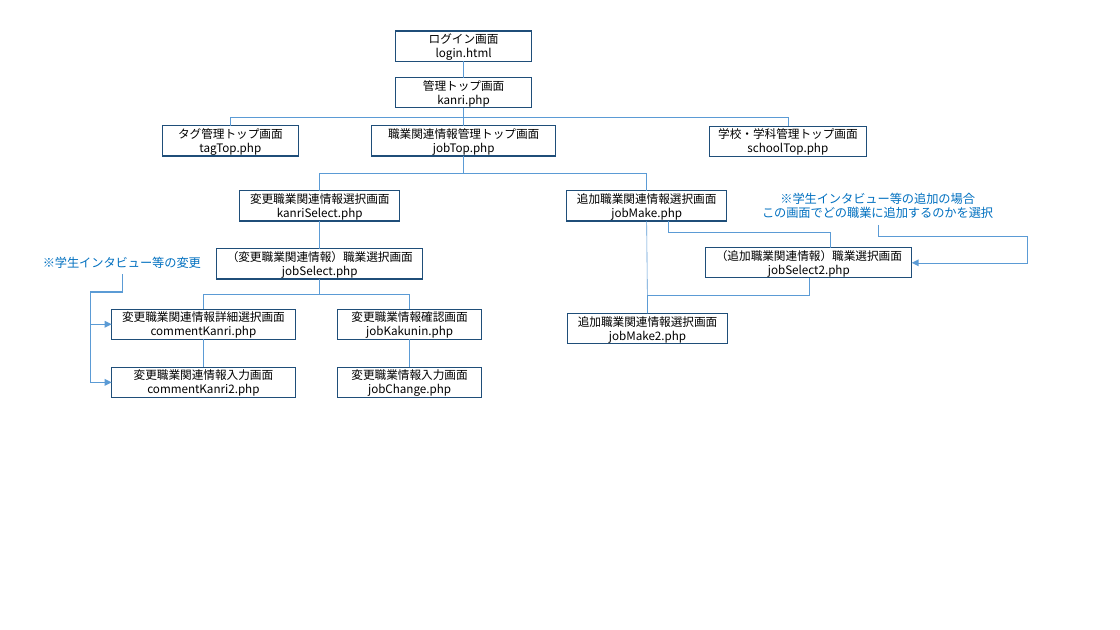
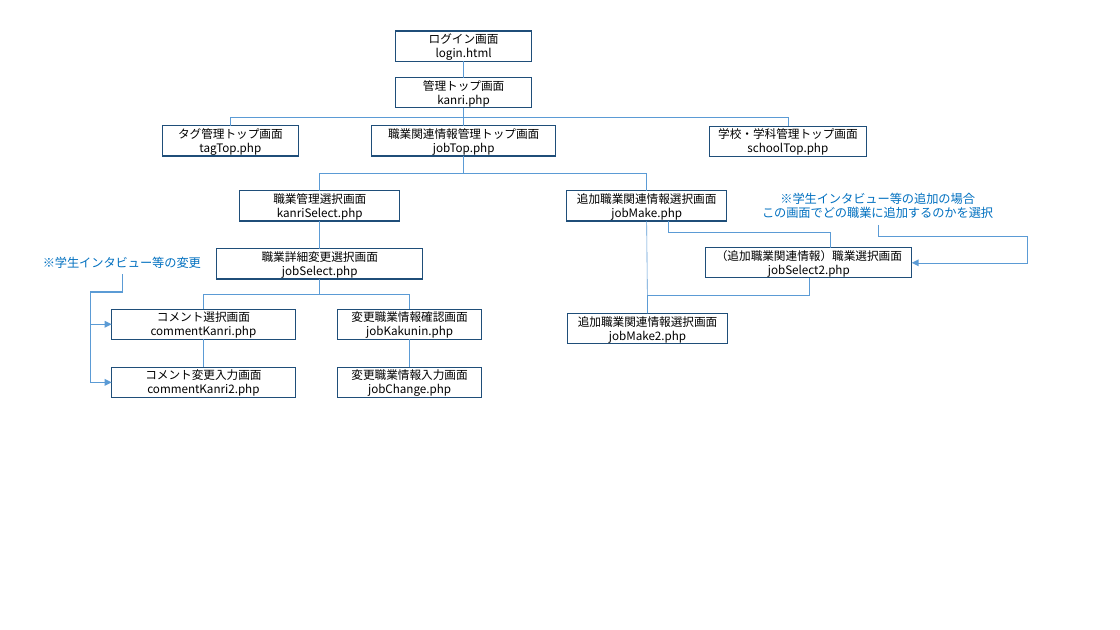
Before and after one commit to ShimazakiSyota/oshisuta, a slide deck: slide 3 of 画面遷移図.pptx (slide 2 before the commit). Drawn at 1120x630 pixels with LibreOffice and Linux fonts; fonts in the diff are those of the drawing. Boxes give left, top, right and bottom in pixels: in the first picture for what was removed or moved away, otherwise in the second. Text is boxed around its words. In the diff, an @@ line names an element or a change of style, - is before the commit and + after.

```diff
--- a/画面遷移図.pptx
+++ b/画面遷移図.pptx
@@ text in rectangle at bbox=[273, 193, 366, 204]: text changed @@
-変更職業関連情報選択画面
+職業管理選択画面
@@ text in rectangle at bbox=[262, 251, 378, 262]: text changed @@
-（変更職業関連情報）職業選択画面
+職業詳細変更選択画面
@@ text in rectangle at bbox=[157, 309, 250, 322]: text changed @@
-変更職業関連情報詳細選択画面
+コメント選択画面
@@ text in rectangle at bbox=[145, 367, 261, 380]: text changed @@
-変更職業関連情報入力画面
+コメント変更入力画面
```
Also in this commit, not shown: 1 other slide changed, 1 slide added, 1 other file.
